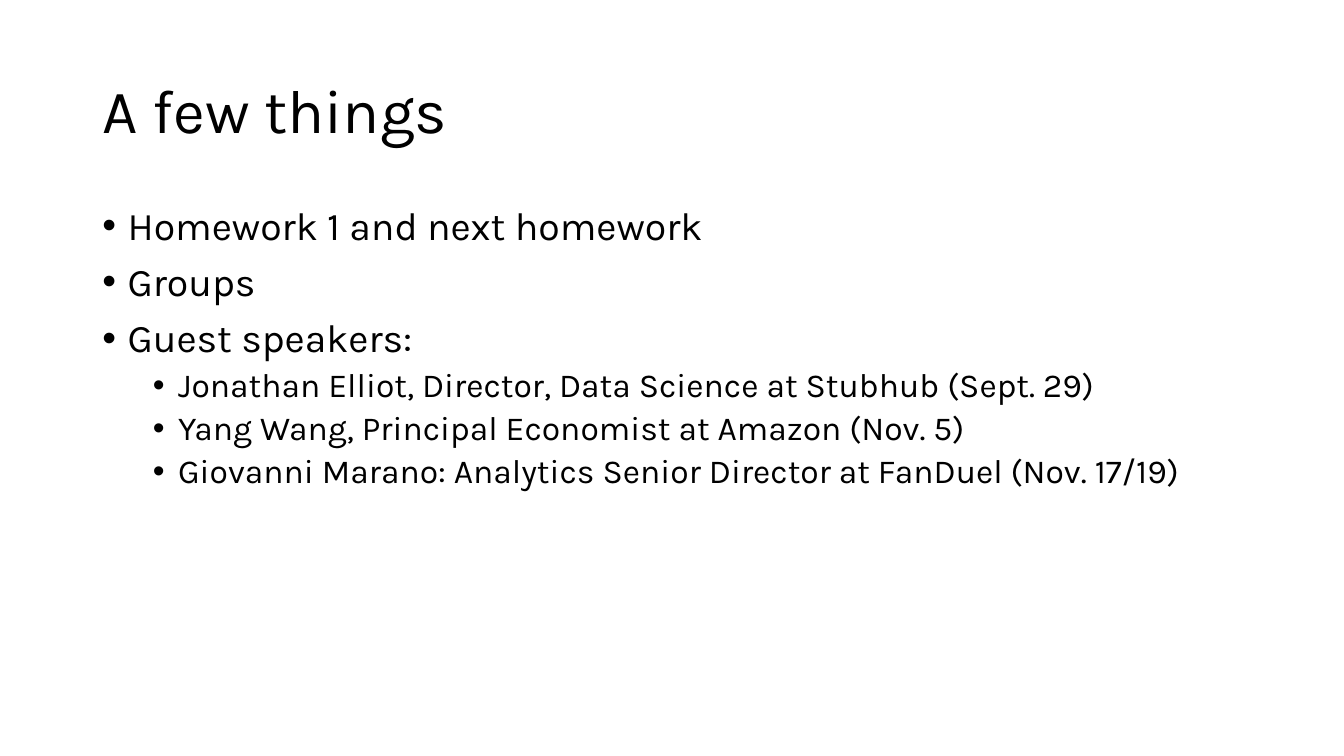
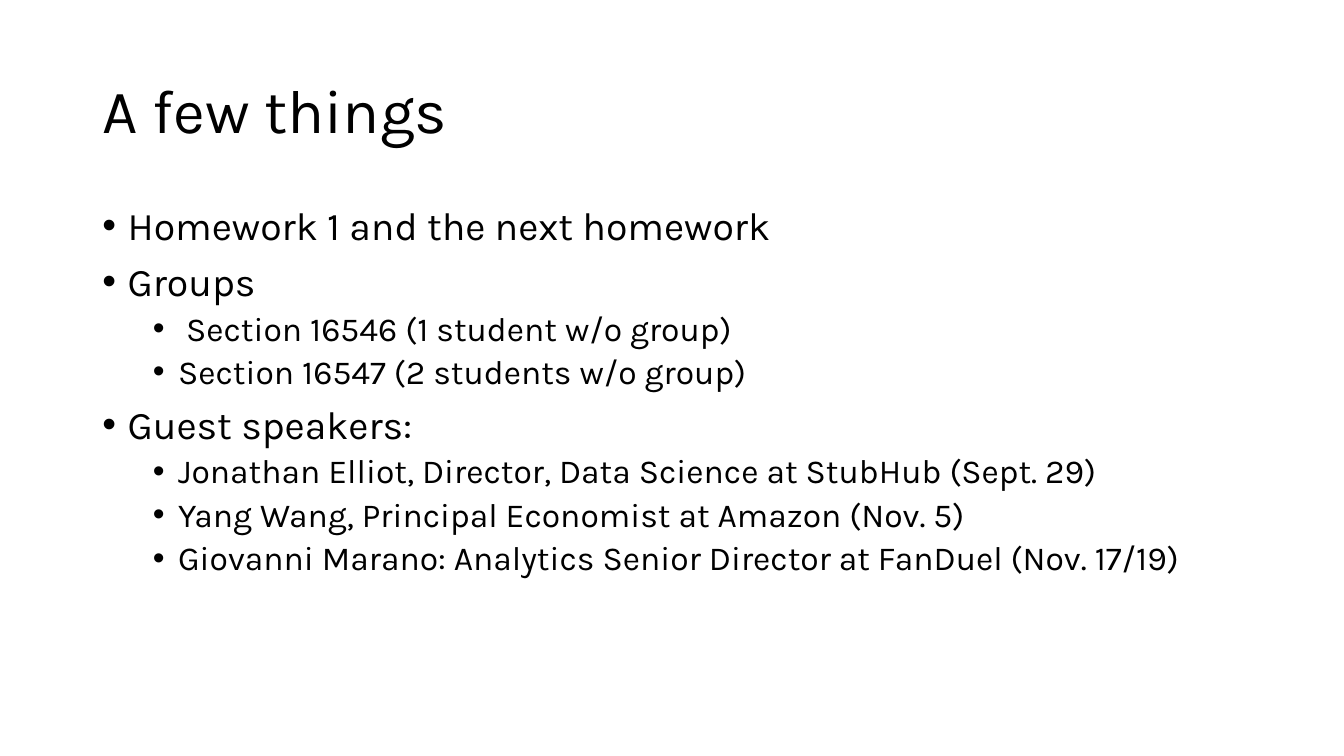
Before and after one commit to dadepro/mkt566, a slide deck: slide 2 of w4/w4-1-ols.pptx. Drawn at 1344x756 pixels with LibreOffice and Linux fonts; fonts in the diff are those of the drawing. Boxes give left, top, right and bottom in pixels: in the first picture for what was removed or moved away, otherwise in the second. Text is boxed around its words. In the diff, an @@ line names an element or a change of style, - is before the commit and + after.

Commit message:
slides w4

```diff
--- a/w4/w4-1-ols.pptx
+++ b/w4/w4-1-ols.pptx
@@ text at (128,213,770,241): text changed @@
-• Homework 1 and next homework
+• Homework 1 and the next homework
@@ text at (178,316,746,393): paragraphs added @@
+  • Section 16546 (1 student w/o group)
+  • Section 16547 (2 students w/o group)
@@ text at (178,458,1096,491): text changed @@
-  • Jonathan Elliot, Director, Data Science at Stubhub (Sept. 29)
+  • Jonathan Elliot, Director, Data Science at StubHub (Sept. 29)
```
Also in this commit, not shown: 1 other file.
